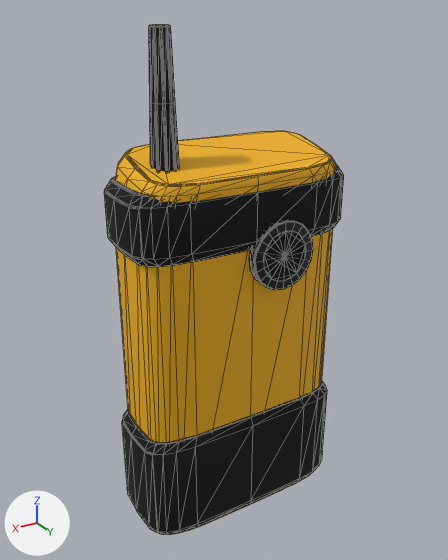
Before and after pictures for a commit that changed the glTF model thin-air/assets/models/fp/survey_scanner.glb.
Before and after are seen from a 50 mm camera at (0.127, 0.208, 0.219) aimed at (0.001, -0.003, 0.113). The lights are fixed; the arrows at lower left show +X, +Y and +Z. The picture after the commit comes second. Mesh edges are drawn as thin lines. Vertices at exactly the same position are counted once.

Objects in the first picture: 'survey_scanner'.
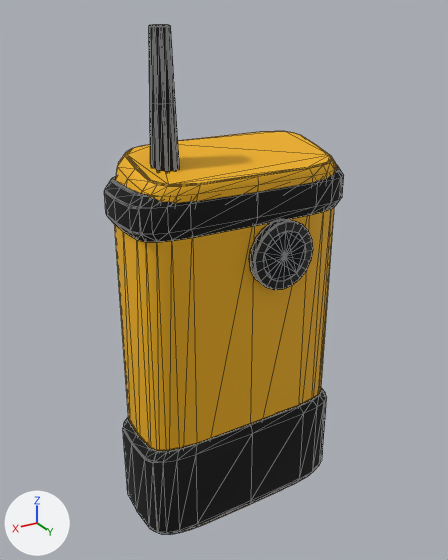
Where the change shows, as pixel boxes (x1, y1, x2, y2) in the pictures (448 x 560 px; the box of a moved part takes in the faces that stretch with it):
part 1 of me_survey_scanner, moved or reshaped: before (122, 381, 327, 532); after (123, 388, 327, 532)
part 2 of me_survey_scanner, moved or reshaped: before (104, 176, 344, 267); after (104, 176, 344, 242)

Diff of the bpy script that builds the scene:
```diff
--- a/thin-air/assets/models/fp/survey_scanner.glb.py
+++ b/thin-air/assets/models/fp/survey_scanner.glb.py
@@ me_survey_scanner @@
 me_survey_scanner.from_pydata(...)  # 1324 vertices, 2590 faces; spans x -0.049..0.049, y -0.023..0.023, z 0.0..0.215
 # used by ob_survey_scanner; location = (0.0, 0.0, 0.0)
+# me_survey_scanner part 1: all 120 vertices in x -0.049..0.049, y -0.021..0.021, z 0.052..0.056 are moved by (0.0, 0.0, -0.004)
+# me_survey_scanner part 2: 120 of the vertices in x -0.049..0.049, y -0.021..0.021, z 0.134..0.138 are moved by (0.0, 0.0, 0.009)
 me_survey_scanner.materials.append(mat_plastic_yellow)
```
